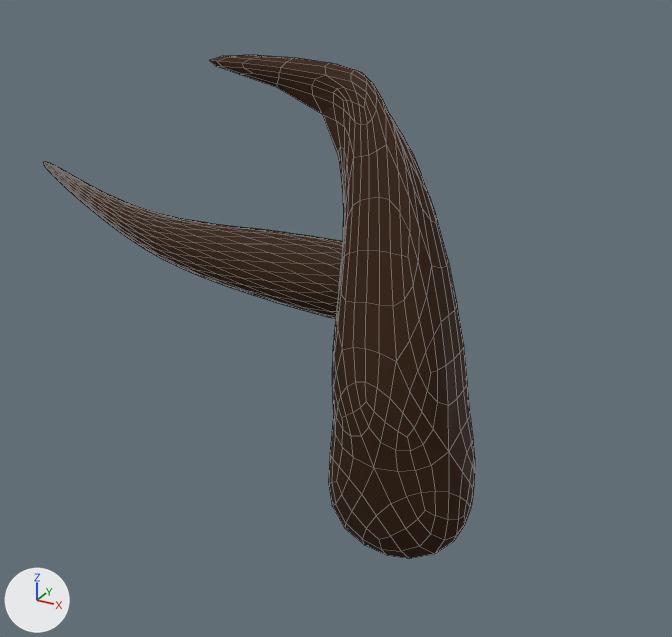
What one commit did to the Blender file assets_src/tree.blend.
Rendered twice from a 50 mm lens placed at (3.03, -6.52, 2.45), pointed at (-0.58, 0.05, -0.84). The lights are fixed; the arrows at lower left show +X, +Y and +Z. Mesh edges are drawn as thin lines.

Objects in the first picture: 'terrain_better_tree', 'terrain_better_tree_arm1'.
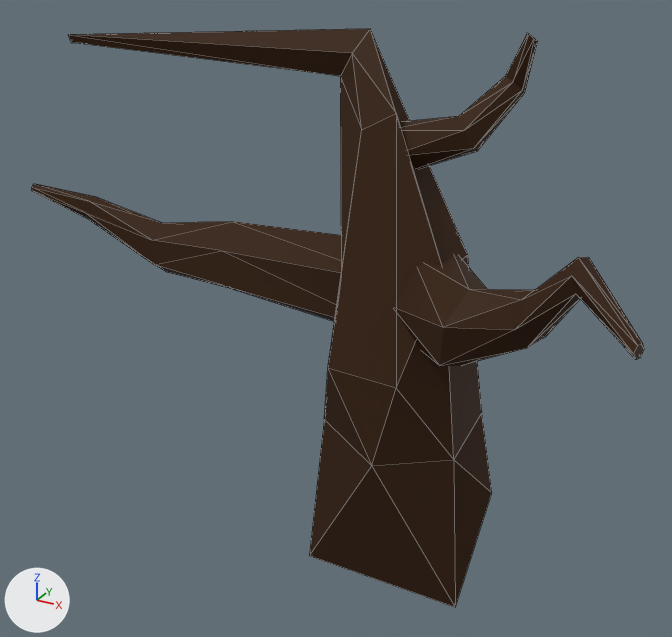
Location of each change, (x1, y1, x2, y2) in pixels of the pictures (672 x 637 px; the box of a moved part takes in the faces that stretch with it):
'terrain_better_tree', reshaped, modifiers changed (60% wider, 15% taller): before (210, 55, 475, 559); after (68, 29, 492, 607)
'terrain_better_tree_arm1', reshaped, modifiers changed: before (43, 161, 343, 319); after (32, 184, 341, 321)
'arm2', added (brown): after (394, 255, 644, 366)
'arm2.001', added (brown): after (399, 33, 538, 169)
part 1 of me_cylinder_001, moved or reshaped: before (210, 55, 470, 450); after (68, 29, 482, 459)
part 2 of me_cylinder_002, moved or reshaped: before (97, 196, 245, 292); after (86, 202, 233, 285)
part 3 of me_cylinder_002, moved or reshaped: before (43, 161, 162, 252); after (32, 184, 159, 264)
part 4 of me_cylinder_002, moved or reshaped: before (158, 217, 343, 311); after (155, 222, 341, 320)

The change, as a list of edits to the scene's bpy script:
```text
Change me_cylinder_001:
    used by ob_terrain_better_tree; location = (0.12, 0.0, -2.59); scale = (0.843, 0.843, 0.495)
    remove me_cylinder_001.from_pydata(...)  # 108 vertices, 98 faces; spans x -4.04..1.02, y -1.0..1.0, z -1.0..8.37
    add me_cylinder_001.from_pydata(...)  # 108 vertices, 98 faces; spans x -4.04..1.02, y -1.0..1.0, z -1.0..8.49
    me_cylinder_001 part 1: 48 of 108 vertices moved; they spanned x -4.04..-0.08, y -0.18..0.69, z 6.94..8.37 and now span x -4.04..0.02, y -0.27..0.63, z 6.93..8.49; mean shift (0.03, -0.02, 0.19); largest move (-4.04, 0.01, 7.72) -> (-4.04, 0.01, 8.07)
Change me_cylinder_002:
    where me_cylinder_002.from_pydata(...)  # 60 vertices, 50 faces; spans x -0.8..0.37, y -0.78..0.2, z -5.0..-0.59
    used by ob_terrain_better_tree_arm1; location = (0.76, 0.46, -0.67); rotation_euler = (0.0, 1.571, 0.0), in degrees (0, 90, 0); scale = (1.0, 0.756, 1.0)
    me_cylinder_002 part 2: all 12 vertices in x -0.48..-0.25, y -0.27..-0.03, z -4.31..-4.22 are moved by (0.0, -0.14, 0.0)
    me_cylinder_002 part 3: all 12 vertices in x -0.8..-0.71, y -0.24..-0.14, z -5.0..-4.96 are moved by (0.26, -0.18, 0.0)
    me_cylinder_002 part 4
    me_cylinder_002.vertices[0].co: (-0.09, 0.2, -2.62) -> (0.03, 0.15, -2.66)
    me_cylinder_002.vertices[2].co: (0.09, 0.15, -2.6) -> (0.17, 0.01, -2.64)
    me_cylinder_002.vertices[4].co: (0.21, 0.01, -2.59) -> (0.23, -0.18, -2.61)
    me_cylinder_002.vertices[6].co: (0.25, -0.17, -2.59) -> (0.21, -0.36, -2.59)
    me_cylinder_002.vertices[8].co: (0.19, -0.34, -2.59) -> (0.1, -0.49, -2.57)
    me_cylinder_002.vertices[10].co: (0.06, -0.46, -2.61) -> (-0.06, -0.52, -2.57)
    me_cylinder_002.vertices[12].co: (-0.12, -0.5, -2.62) -> (-0.23, -0.45, -2.58)
    me_cylinder_002.vertices[14].co: (-0.29, -0.45, -2.64) -> (-0.37, -0.31, -2.6)
    me_cylinder_002.vertices[16].co: (-0.41, -0.31, -2.65) -> (-0.44, -0.12, -2.63)
    me_cylinder_002.vertices[18].co: (-0.45, -0.13, -2.65) -> (-0.41, 0.06, -2.65)
    me_cylinder_002.vertices[20].co: (-0.4, 0.04, -2.65) -> (-0.31, 0.19, -2.67)
    me_cylinder_002.vertices[22].co: (-0.26, 0.16, -2.63) -> (-0.15, 0.22, -2.67)
Change ob_terrain_better_tree:
    where _m = ob_terrain_better_tree.modifiers.new('Decimate', 'DECIMATE')
    remove _m = ob_terrain_better_tree.modifiers.new('Subdivision', 'SUBSURF')
    remove _m.levels = 3
    _m.iterations: 7 -> 3
Change ob_terrain_better_tree_arm1:
    remove _m = ob_terrain_better_tree_arm1.modifiers.new('Subdivision', 'SUBSURF')
    remove _m.levels = 3
Add ob_arm2_001:
    ob_arm2_001 = bpy.data.objects.new('arm2.001', me_cylinder_004)  # 48 vertices, 38 faces; spans x -0.72..1.0, y -2.09..0.72, z -3.13..1.0; in mat_treebark (brown #3e2b1e); modifiers DECIMATE
    ob_arm2_001.location = (0.27, 0.01, 0.83)
    ob_arm2_001.rotation_euler = (-1.842, -0.1, 1.772)  # degrees (-106, -5.7, 102)
    ob_arm2_001.scale = (0.291, 0.291, 0.291)
Add ob_arm2:
    ob_arm2 = bpy.data.objects.new('arm2', me_cylinder_003)  # 60 vertices, 50 faces; spans x -1.46..0.78, y -1.33..0.78, z -1.0..2.82; in mat_treebark (brown #3e2b1e); modifiers DECIMATE
    ob_arm2.location = (0.86, -0.33, -0.35)
    ob_arm2.rotation_euler = (0.392, 1.571, 0.0)  # degrees (22, 90, 0)
    ob_arm2.scale = (0.526, 0.526, 0.526)
```
